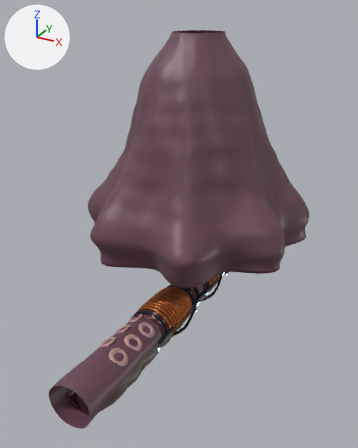
What one commit did to the Blender file art/v2_arm.blend.
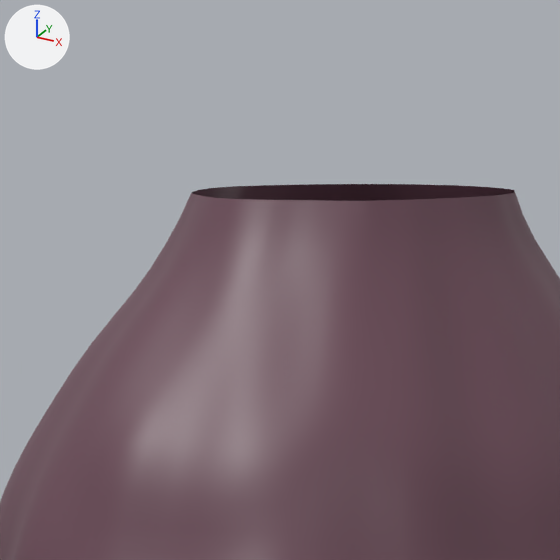
The first picture shows the older version from a camera (50 mm lens) standing at (1.17, -2.54, 1.53) and looking at (-0.02, -0.37, 0.45). The close-ups show the older and then the newer version on the part from 39% to 65% of the width and 0% to 20% of the height of that picture. Only the edits that show in the close-ups are written down. The axes (+X, +Y, +Z) are drawn at upper left. The lights are the same throughout.

The first close-up shows 'V2Torso'.
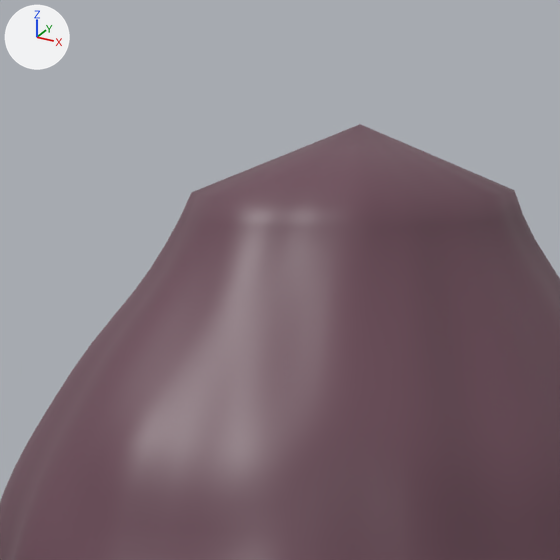
Diff of the bpy script that builds the scene:
```diff
--- a/art/v2_arm.blend.py
+++ b/art/v2_arm.blend.py
@@ me_v2torso @@
 # used by ob_v2torso; location = (0.0, 0.0, 0.0)
-me_v2torso.from_pydata(...)  # 5857 vertices, 5856 faces; spans x -0.592..0.588, y -0.852..0.29, z 0.302..1.42
+me_v2torso.from_pydata(...)  # 5858 vertices, 5952 faces; spans x -0.592..0.588, y -0.852..0.29, z 0.302..1.47
+# me_v2torso part 1
+# 1 vertex is added at (0.0, -0.2, 1.47)
+# 96 new faces join them
 me_v2torso.materials.append(mat_armskin)
```

Location of each change, [x1, y1, x2, y2] in pixels of the close-ups (560 x 560 px):
'V2Torso', reshaped
    before: [0, 184, 560, 560]
    after: [0, 124, 560, 560]
part 1 of me_v2torso, added (brown)
    after: [192, 124, 514, 201]
